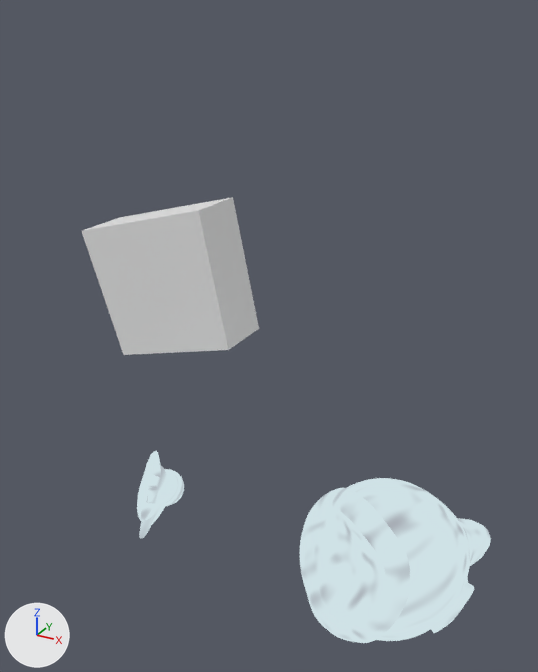
Before and after pictures for a commit that changed the Blender file Assets/Alistair/Models/NeuronFP.blend.
Camera for both pictures: a 50 mm lens placed at (1.06, -2.97, 3.27), pointed at (-0.03, -1.0, 2.28). Lighting does not change. The marker at lower left points along +X, +Y and +Z.

Names of what the first picture shows: 'Cube', 'left hand', 'right hand'.
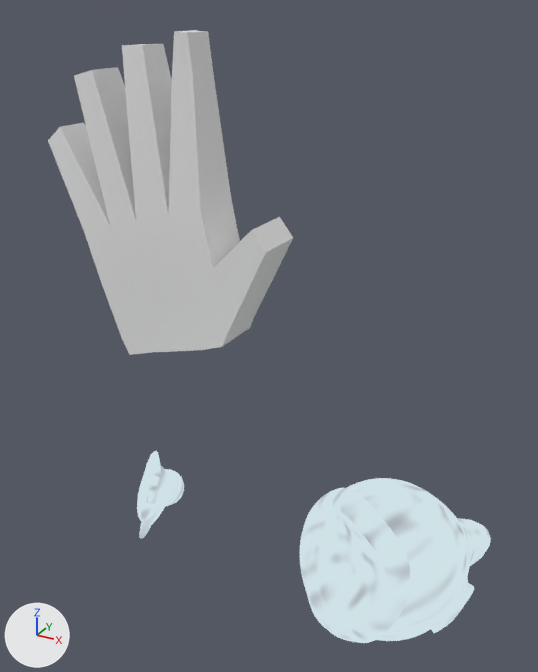
Commit message: Editing FP Neuron Mesh

What changed in the scene script:
```text
Change me_cube:
    used by ob_cube; location = (-0.604, -0.724, 2.301); rotation_euler = (0.0, -0.164, 0.0), in degrees (0, -9.4, 0); scale = (0.262, 0.115, 0.262)
    remove me_cube.from_pydata(...)  # 8 vertices, 6 faces; spans x -1.19..1.09, y -1.0..1.0, z -1.11..1.08
    add me_cube.from_pydata(...)  # 64 vertices, 62 faces; spans x -1.63..1.91, y -1.0..1.0, z -1.12..3.33
    me_cube part 1
    4 vertices are removed from x -0.9..1.09, y -1.0..1.0, z -1.11..-0.92
    6 faces are deleted
    46 vertices are added at x -1.63..1.91, y -1.0..1.0, z -1.12..3.33
    14 new vertices lie (0.0, 2.0, 0.0) away from vertices in x -1.07..1.91, y -1.0, z -1.12..1.03
    62 new faces join them
    me_cube part 2: the surface is now shaded smooth
Change ob_cube:
    ob_cube.scale: (0.262, 0.115, 0.262) -> (0.262, 0.103, 0.262)
```

What differs and where, as boxes [x1, y1, x2, y2] in the pictures (538 x 672 px):
'Cube', reshaped, rescaled (38% wider, 105% taller)
    before: [82, 197, 259, 355]
    after: [48, 30, 293, 355]
part 1 of me_cube, built on
    before: [82, 197, 259, 355]
    after: [48, 30, 293, 355]
